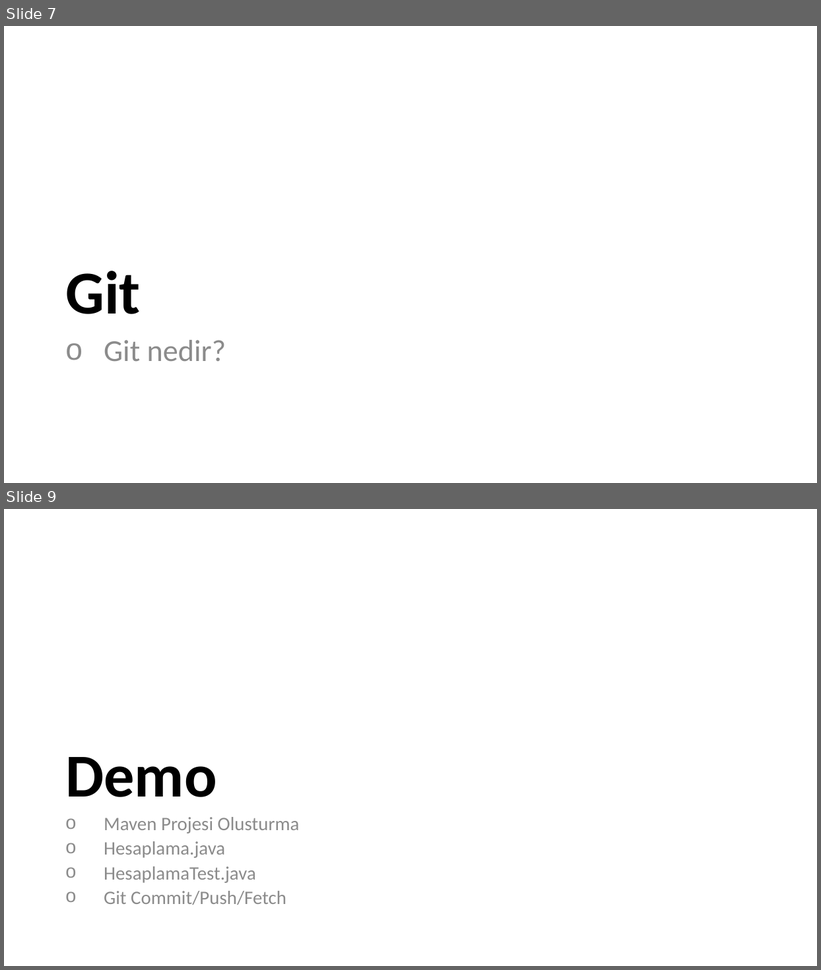
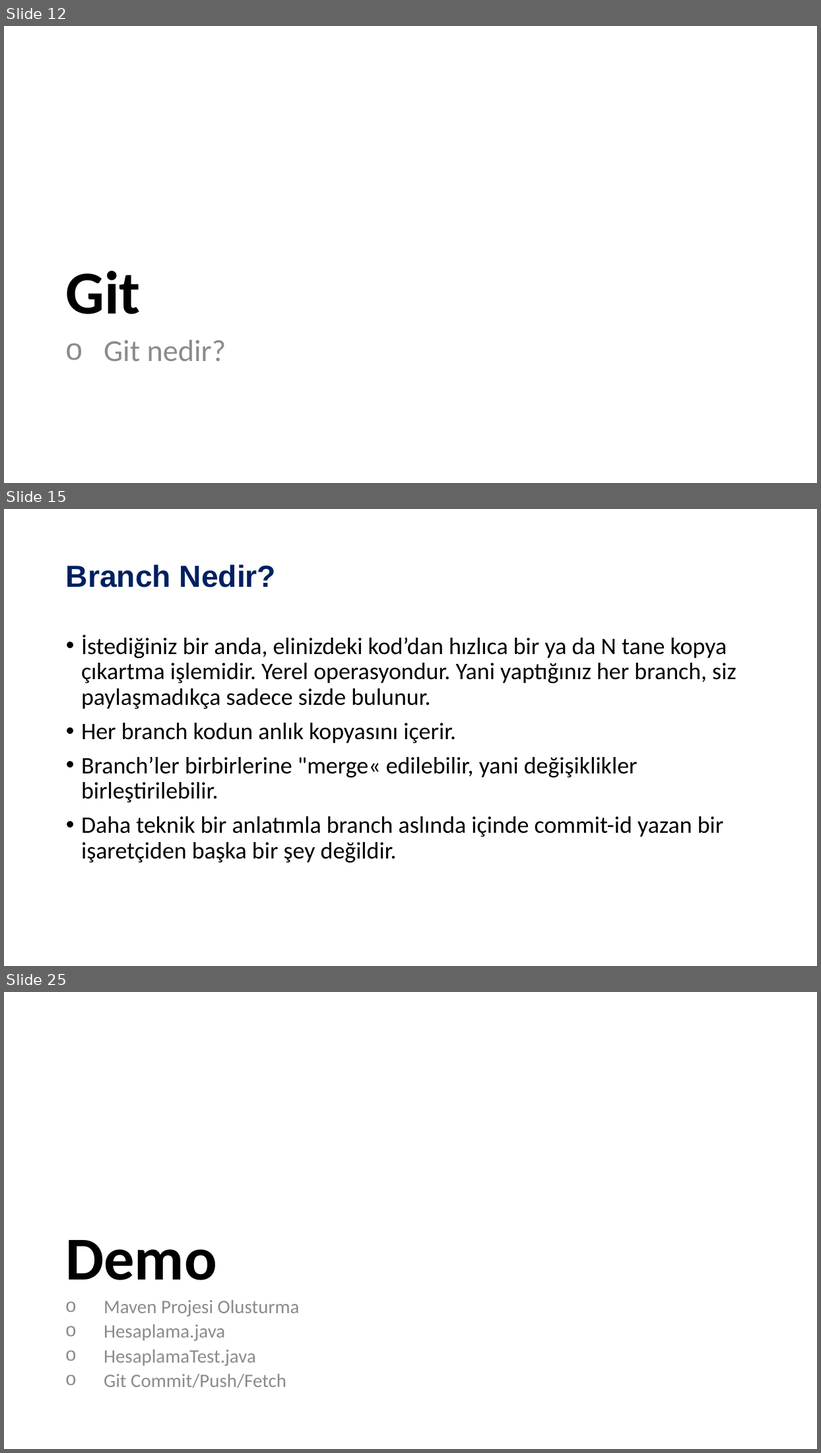
Before and after one commit to ozkansari/MyCourses, a slide deck: SoftwareDevEnvAndTools_2017Autumn/_docs/4_Ders_Sunum.pptx. Shown one above the other, each under a label of ours: slides 7 and 9 before the commit, slides 12, 15 and 25 after it; the slides between them are not shown. The pictures are 821x970 and 821x1453 pixels, drawn with LibreOffice and Linux fonts; fonts in the diff are those of the drawing. Boxes give left, top, right and bottom in pixels: in the first picture for what was removed or moved away, otherwise in the second. Text is boxed around its words. In the diff, an @@ line names an element or a change of style, - is before the commit and + after.

```diff
--- a/SoftwareDevEnvAndTools_2017Autumn/_docs/4_Ders_Sunum.pptx
+++ b/SoftwareDevEnvAndTools_2017Autumn/_docs/4_Ders_Sunum.pptx
@@ slide 15 added at (x1=4, y1=509, x2=817, y2=966), background #FFFFFF @@
@@ title added at (x1=66, y1=564, x2=276, y2=588), 36 pt, text #002060, bold @@
+Branch Nedir?
@@ text added at (x1=81, y1=634, x2=736, y2=863), 28 pt, text #000000 @@
+• İstediğiniz bir anda, elinizdeki kod’dan hızlıca bir ya da N tane kopya çıkartma işlemidir. Yerel operasyondur. Yani yaptığınız her branch, siz paylaşmadıkça sadece sizde bulunur.
+• Her branch kodun anlık kopyasını içerir.
+• Branch’ler birbirlerine "merge« edilebilir, yani değişiklikler birleştirilebilir.
+• Daha teknik bir anlatımla branch aslında içinde commit-id yazan bir işaretçiden başka bir şey değildir.
@@ what was slide 7 is now slide 12 @@
@@ what was slide 9 is now slide 25 @@
```
Also in this commit, not shown: 4 slides changed, 15 other slides added, 3 other files.
